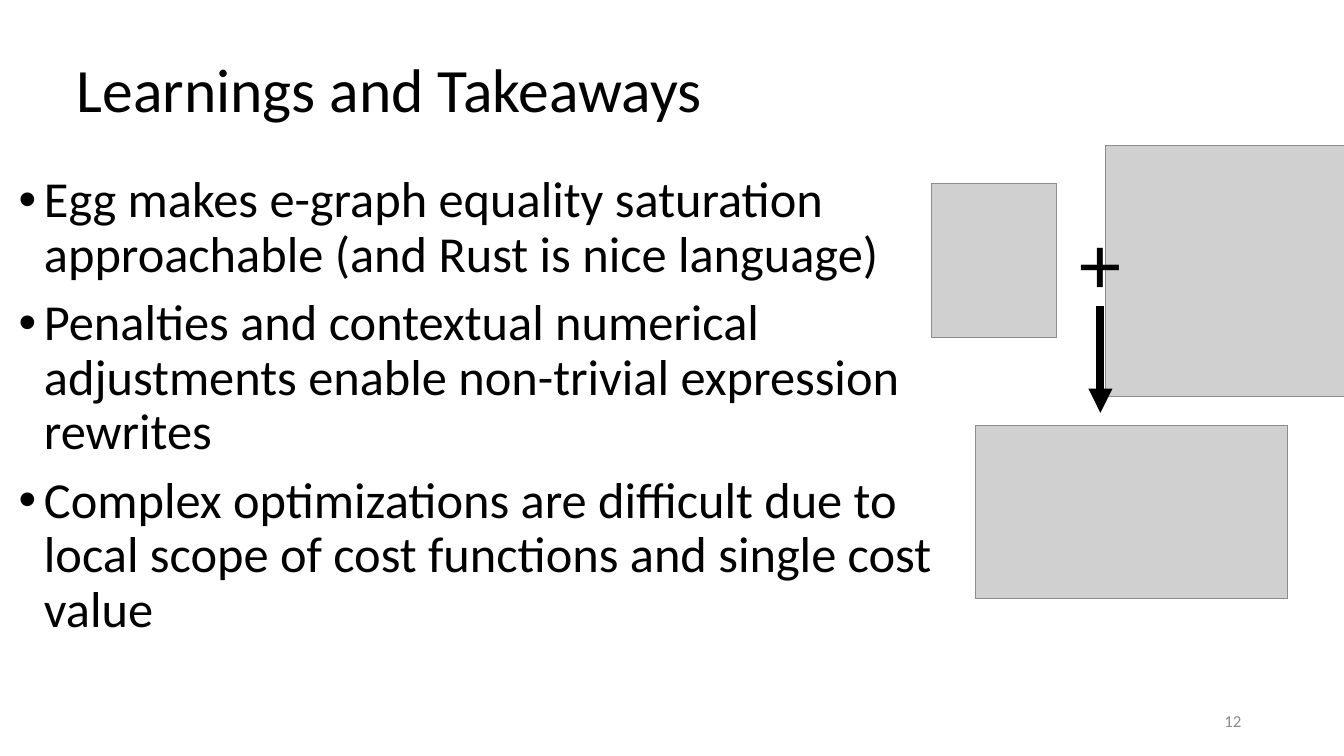
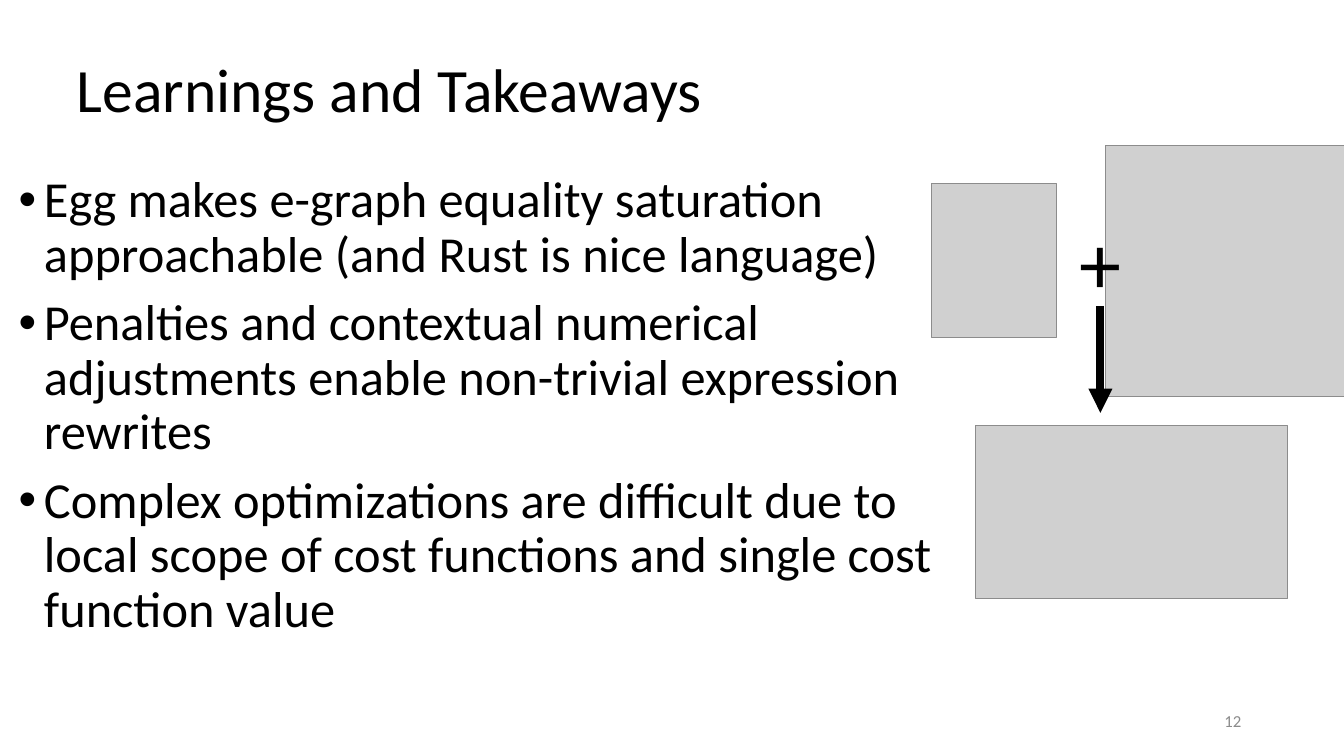
Before and after one commit to kburtram/eggplant, a slide deck: slide 12 of docs/kburtram-presentation.pptx. Drawn at 1344x756 pixels with LibreOffice and Linux fonts; fonts in the diff are those of the drawing; grey boxes stand for pictures. Boxes give left, top, right and bottom in pixels: in the first picture for what was removed or moved away, otherwise in the second. Text is boxed around its words. In the diff, an @@ line names an element or a change of style, - is before the commit and + after.

```diff
--- a/docs/kburtram-presentation.pptx
+++ b/docs/kburtram-presentation.pptx
@@ text at [44,483,931,628]: text changed @@
-• Complex optimizations are difficult due to local scope of cost functions and single cost value
+• Complex optimizations are difficult due to local scope of cost functions and single cost function value
```
Also in this commit, not shown: 4 other slides changed, 1 other file.
